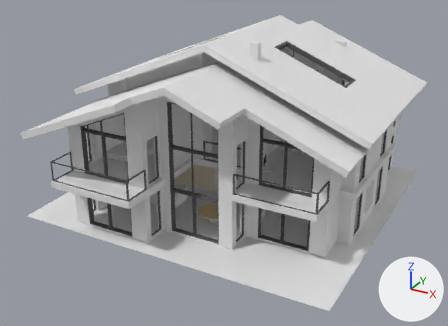
The Blender file House.blend, before and after one commit.
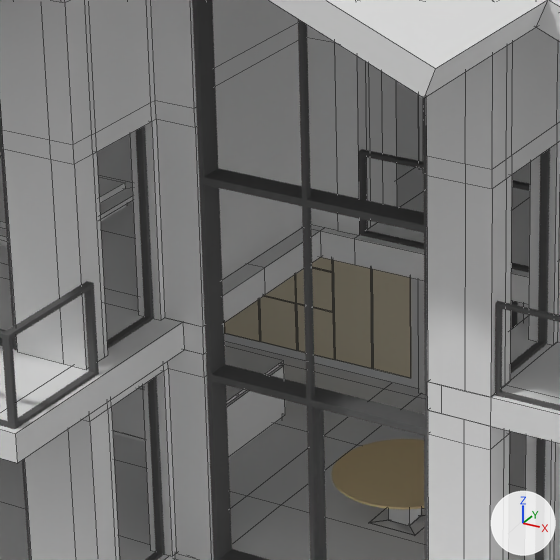
Each version appears first whole from a 50 mm camera at (15.6, -30.2, 17.4) aimed at (-0.9, -0.3, 2.5), and next in a close-up on the part from 28% to 55% of the width and 33% to 71% of the height. The lights are fixed; the arrows at lower right show +X, +Y and +Z. The close-ups show mesh edges as thin lines.

Objects in the first close-up: 'Cube.003', 'Cube.004', 'Cube.008', 'Cube.009', 'Kochinsel', 'Kuechen schrank', 'Level 0 Wall', 'Level 0 plate', 'Level 1 Wall', 'Level 1 plate', 'Right Roof', 'Tisch', 'Window.002', 'Window.018', 'Window.019'.
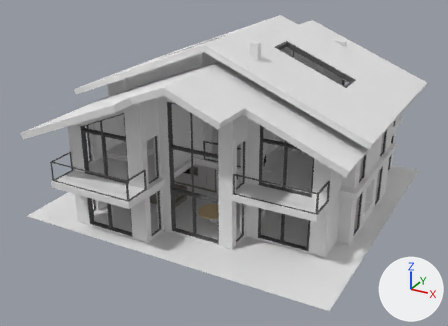
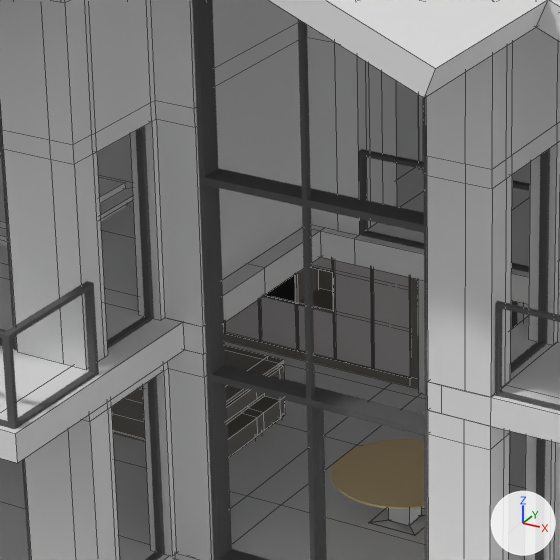
What the commit changed:
Material 'Kitschen' (mat_kitschen) is new.
Its base color is (0.24, 0.224, 0.197) (grey #86827b).
me_cube_038 has 8 vertices, 6 faces and spans x -1.0..1.0, y -1.0..1.0, z -1.0..1.0.
me_cube_038 no longer uses material mat_kitschen_door (beige #e7dcc2).
me_cube_038 now uses material mat_kitschen (grey #86827b).
me_cube_037 has 8 vertices, 6 faces and spans x -1.0..1.0, y -1.0..1.0, z -1.0..1.0.
me_cube_037 no longer uses material mat_kitschen_door (beige #e7dcc2).
me_cube_037 now uses material mat_kochfeld (black #2c2c2c).
me_cube_035 is used by ob_kuechen_schrank; location (-3.91, 0.44, 1.32).
me_cube_035 had 8 vertices, 6 faces and spanned x -2.37..2.33, y -0.28..0.28, z -1.23..1.28.
me_cube_035 now has 32 vertices, 33 faces and spans x -2.37..2.33, y -0.28..0.28, z -1.23..1.28.
me_cube_035 part 1: 24 vertices added at x -2.37..2.33, y -0.28..0.28, z -1.23..1.28.
me_cube_035 now uses material mat_kitschen (grey #86827b).
me_cube_031 is used by ob_kochinsel; location (-4.26, -2.22, 0.55); rotation (0.0, 0.0, 1.571), in degrees (0, 0, 90); scale (0.75, 1.5, 0.4).
me_cube_031 had 32 vertices, 30 faces and spanned x -1.0..1.0, y -1.0..1.0, z -1.24..1.01.
me_cube_031 now has 166 vertices, 165 faces and spans x -1.0..1.0, y -1.0..1.0, z -1.24..1.01.
me_cube_031 part 2: 134 vertices added at x -1.0..1.0, y -1.0..1.0, z -1.24..1.01.
me_cube_031 now uses material mat_kitschen (grey #86827b).
Mesh me_cube_254 is new.
It is a box spanning x -0.93..0.93, y -2.23..2.23, z -1.76..1.94.
It uses material mat_kitschen (grey #86827b).
Object 'Cube.004' (ob_cube_004) moves from (-3.26, 0.15, 1.25) to (-2.35, 0.44, 1.36).
Object 'Cube.004' (ob_cube_004) turns from (0, 0, 0) to (0, 0, 90) degrees about x, y and z.
Object 'Cube.004' (ob_cube_004) is rescaled from (0.295, 0.01, 0.295) to (0.295, 0.01, 1.13).
Object 'Cube.004' (ob_cube_004) gains a ARRAY modifier named 'Array'.
Modifier setting: count = 6.
Modifier setting: use_constant_offset = True.
Modifier setting: constant_offset_displace = (0.0, 0.0, 0.0).
Modifier setting: relative_offset_displace = (0.0, 13.6, 0.0).
Object 'Cube.025' (ob_cube_025) is new; it shows me_cube_254.
Its location is (-3.96, 0.44, 0.94).
Its rotation in degrees is (90, 0, 90).
Its scale is (0.295, 0.01, 1.13).
It gains a ARRAY modifier named 'Array'.
Modifier setting: use_constant_offset = True.
Modifier setting: constant_offset_displace = (0.0, 0.0, 0.0).
Modifier setting: relative_offset_displace = (0.0, 13.8, 0.0).

Location of each change, [x1, y1, x2, y2] in pixels of the close-ups (560 x 560 px):
'Cube.004', recoloured, moved, turned, rescaled, modifiers changed: before [295, 267, 334, 312]; after [259, 268, 373, 351]
'Cube.003', recoloured: [264, 274, 296, 303] in both
'Cube.025', added: after [298, 267, 333, 312]
part 1 of me_cube_035, added (black): after [224, 269, 418, 388]
part 2 of me_cube_031, added (black): after [111, 346, 285, 457]
